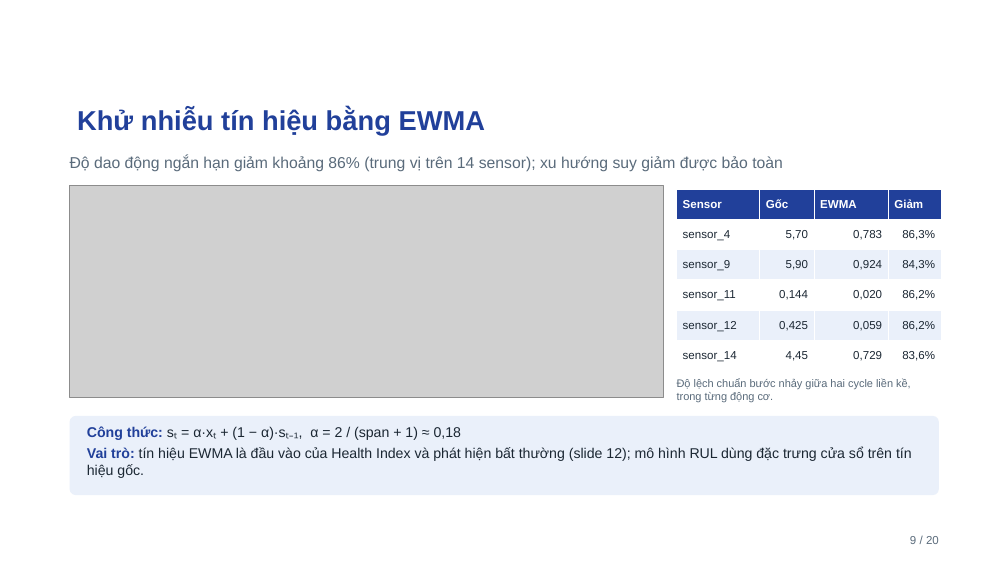
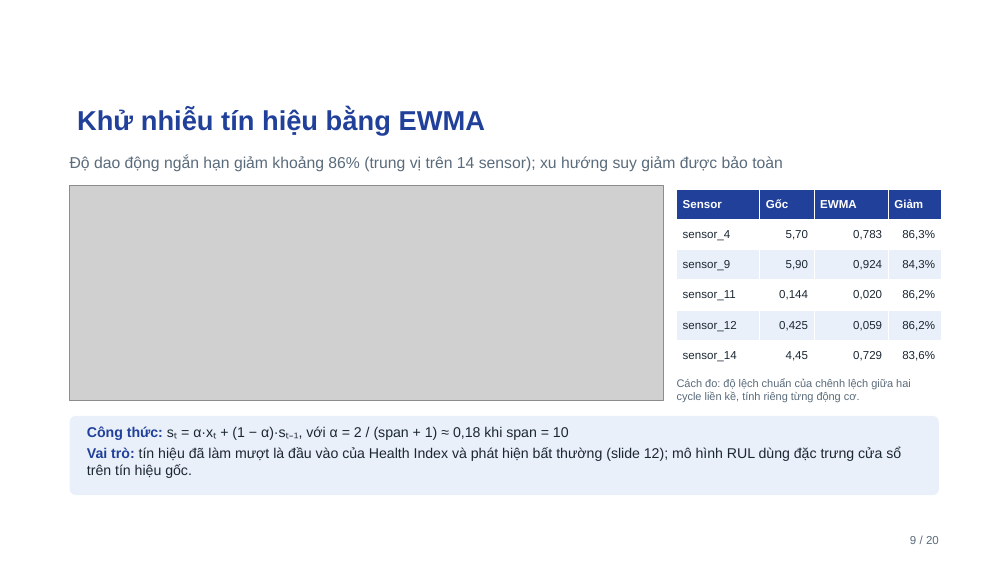
Before and after one commit to ti014/tinasa-cmapss-rul-prediction, a slide deck: slide 9 of slides/cmapss_fd001_presentation.pptx. Drawn at 1008x567 pixels with LibreOffice and Linux fonts; fonts in the diff are those of the drawing; grey boxes stand for pictures; background and template pictures are left out. Boxes give left, top, right and bottom in pixels: in the first picture for what was removed or moved away, otherwise in the second. Text is boxed around its words. In the diff, an @@ line names an element or a change of style, - is before the commit and + after.

```diff
--- a/slides/cmapss_fd001_presentation.pptx
+++ b/slides/cmapss_fd001_presentation.pptx
@@ picture: place and size @@
-picture at bbox=[70, 185, 663, 397]
+picture at bbox=[70, 185, 663, 401]
@@ text at bbox=[677, 379, 911, 402]: text changed @@
-Độ lệch chuẩn bước nhảy giữa hai cycle liền kề, trong từng động cơ.
+Cách đo: độ lệch chuẩn của chênh lệch giữa hai cycle liền kề, tính riêng từng động cơ.
@@ text at bbox=[87, 426, 855, 478]: text changed @@
-Công thức: sₜ = α·xₜ + (1 − α)·sₜ₋₁, α = 2 / (span + 1) ≈ 0,18
-Vai trò: tín hiệu EWMA là đầu vào của Health Index và phát hiện bất thường (slide 12); mô hình RUL dùng đặc trưng cửa sổ trên tín hiệu gốc.
+Công thức: sₜ = α·xₜ + (1 − α)·sₜ₋₁, với α = 2 / (span + 1) ≈ 0,18 khi span = 10
+Vai trò: tín hiệu đã làm mượt là đầu vào của Health Index và phát hiện bất thường (slide 12); mô hình RUL dùng đặc trưng cửa sổ trên tín hiệu gốc.
```
Also in this commit, not shown: 18 other slides changed, 32 other files.
